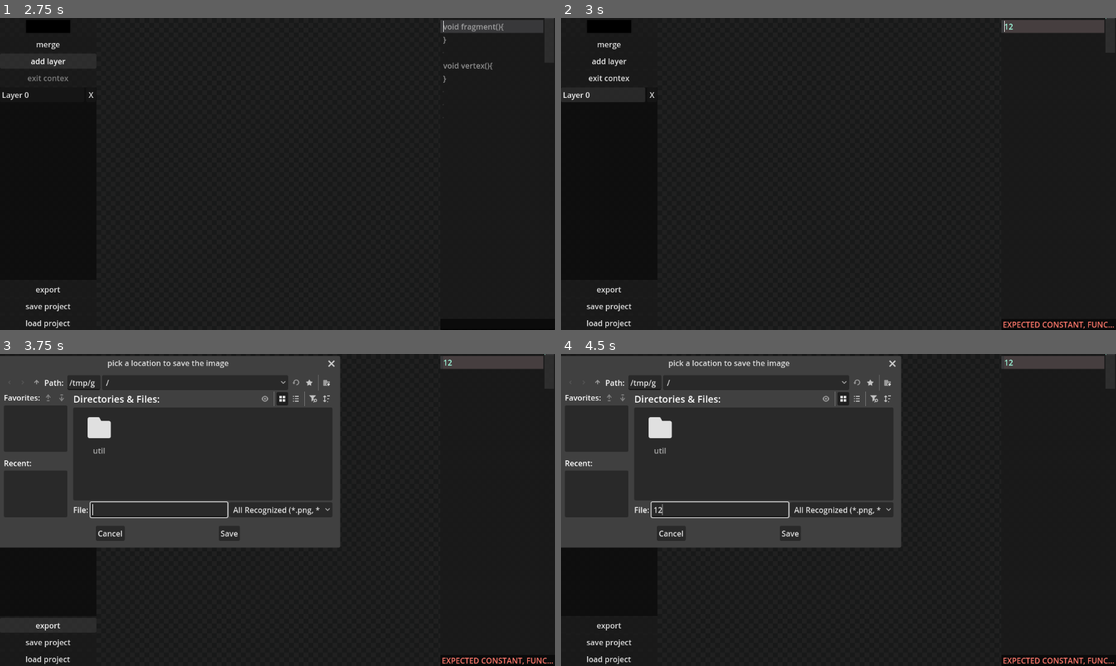
Above: before the commit, frames 1-4 (two rows, left to right).
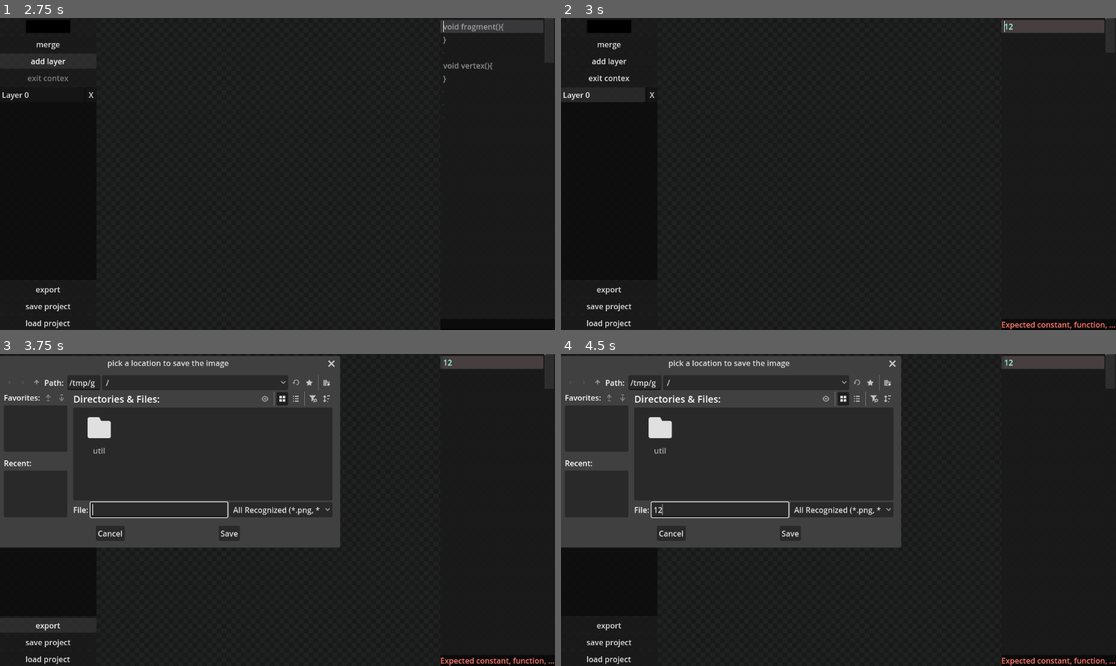
Above: after the commit, the same moments.

Repository: mable-yeah/effectinator
Game: Godot game, scene res://main.tscn
Same seed, same stepped clock (60 frames per second), same inputs: the game is played once before the commit and once after it. The engine's default icon, where the game draws it, is replaced by a stand-in: a white triangle on a blue panel in a dark square.
Inputs (mouse positions are in pixels of both pictures, inside the frame that each line leads up to):
- Up to frame 1 (2.75 s): click "merge" at 0.5 s; click (499, 174) at 1.27 s; type "12" at 1.35 s; click "add layer" at 2 s
- Up to frame 2 (3 s): click "Layer 0" at 2.75 s
- Up to frame 3 (3.75 s): click "export" at 3.5 s
- Up to frame 4 (4.5 s): click (721, 510) at 4.27 s; type "12" at 4.35 s

Frame 1 is identical in both runs. In frame 2, 0.3% of the frame differs, in the area x 79-100%, y 97-100%; in frame 3, 0.3%; in frame 4, 0.3%.
Error in both runs: Cannot call method 'shader_create_from_spirv' on a null value. (res://util/alpha_fix.gd:9)

Commit message:
do that instead

Diff:
--- a/main.tscn
+++ b/main.tscn
@@ -77,14 +77,16 @@
 func refresh():
 	%error_text.text = shader_loader.get_error_message()
 	if shader_loader.in_error_state:
-		set_error_line(shader_loader.corrected_error_line())
-		return
-
+		set_error_line(shader_loader.corrected_error_line()) ; return
+	set_all_lines()
+
+func set_all_lines():
 	for line_idx in get_line_count():
 		set_color(line_idx,default_line_color)
 
 
 func set_error_line(line_idx):
+	set_all_lines()
 	set_color(line_idx,error_line_color)
 
 func set_color(line_idx:int,match_color:Color):
@@ -442,7 +444,6 @@
 horizontal_alignment = 1
 vertical_alignment = 1
 text_overrun_behavior = 3
-uppercase = true
 
 [node name="Control" type="Control" parent="."]
 custom_minimum_size = Vector2(200, 0)
